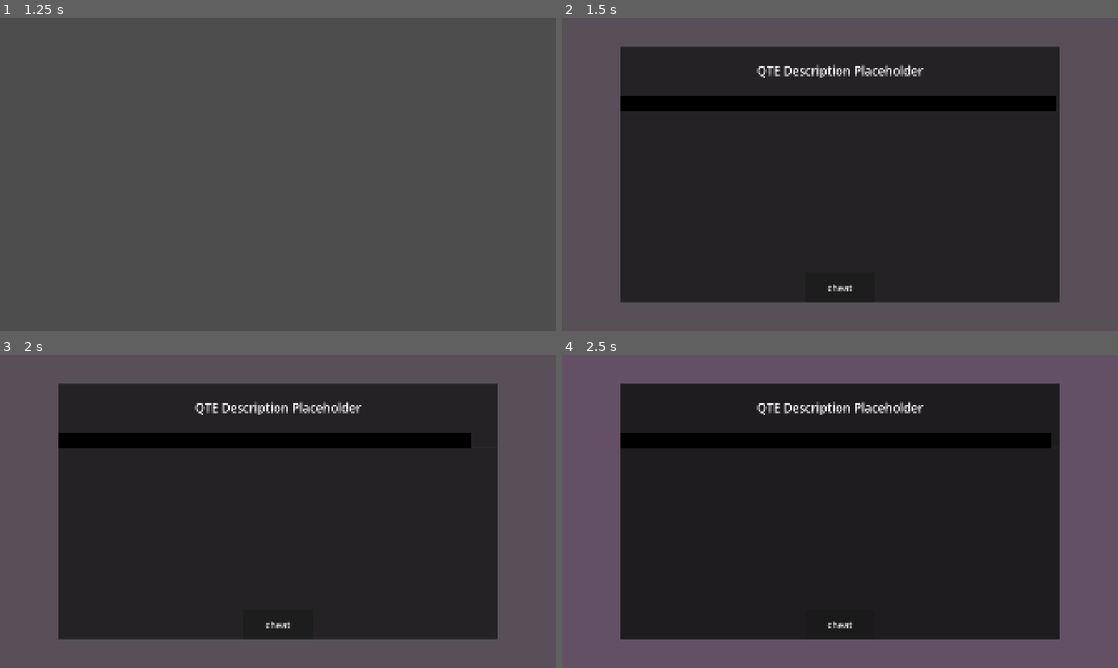
Above: before the commit, frames 1-4 (two rows, left to right).
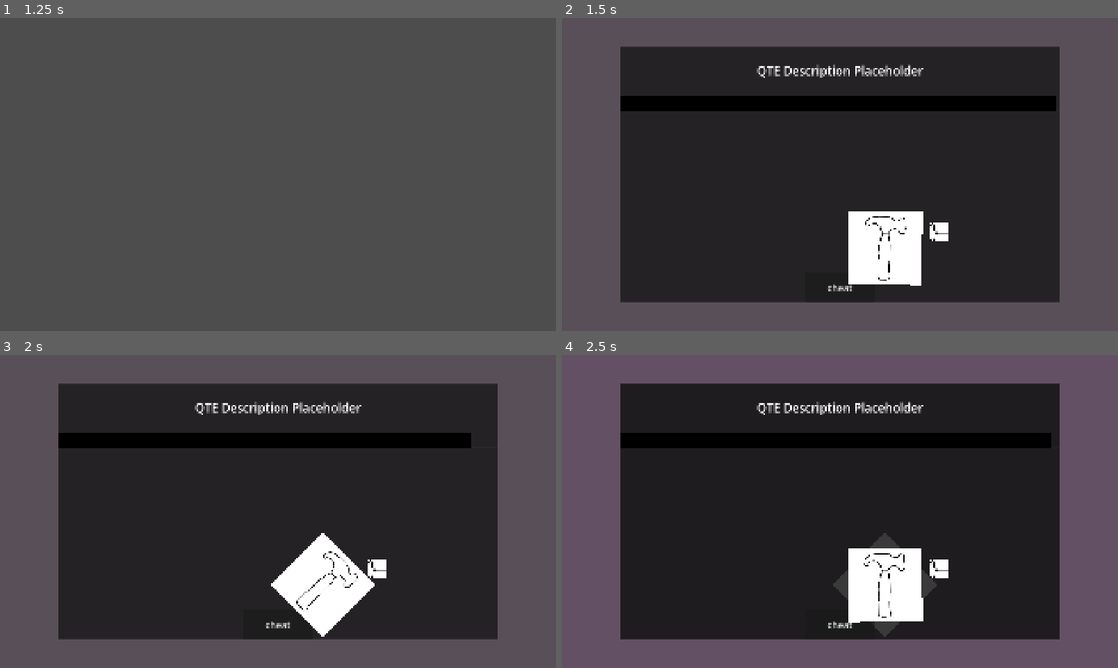
Above: after the commit, the same moments.

Repository: nickdowning16-ops/forgetful-handyman
Game: Godot game, scene res://UI/Scenes/main_menu.tscn
Same seed, same stepped clock (60 frames per second), same inputs: the game is played once before the commit and once after it.
Inputs (mouse positions are in pixels of both pictures, inside the frame that each line leads up to):
- Up to frame 1 (1.25 s): click "Play" at 0.5 s
- Up to frame 2 (1.5 s): tap Enter (ui_accept) at 1.25 s; move the mouse to (962, 158) at 1.27 s; hold Right (ui_right) from 1.28 s (still down); tap Space (open_QTE) at 1.35 s
- Up to frame 3 (2 s): keep holding Right (ui_right); tap Enter (ui_accept) at 1.52, 1.55, 1.82 s
- Up to frame 4 (2.5 s): move the mouse to (728, 527) at 2.02 s; release Right (ui_right) at 2.03 s; hold Down (ui_down) from 2.03 s (still down); tap Enter (ui_accept) at 2.1, 2.27 s; tap Space (open_QTE) at 2.3 s

Frame 1 is identical in both runs. In frame 2, 3.3% of the frame differs, in the area x 51-70%, y 61-86%; in frame 3, 3.3%; in frame 4, 3.9%, in the area x 48-70%, y 56-90%.

Commit message:
buggy but theoretical pattern for different events

Diff:
--- /dev/null
+++ b/Scenes/QTEs/QTE_hammer_nail.tscn
@@ -0,0 +1,35 @@
+[gd_scene format=3 uid="uid://dmwnder48rf1n"]
+
+[ext_resource type="Script" uid="uid://d1grofkn7g6k3" path="res://Scripts/QTE/QTE_hammer_nail.gd" id="1_eg3fw"]
+[ext_resource type="Texture2D" uid="uid://bqw7e5q8ruhv2" path="res://Art/Temp/temp_hammer.png" id="2_ell1r"]
+[ext_resource type="Texture2D" uid="uid://wo3yly2reko5" path="res://Art/Temp/temp_nail.png" id="3_s5qad"]
+
+[node name="QteHammerNail" type="Control" unique_id=1883862197]
+layout_mode = 3
+anchors_preset = 15
+anchor_right = 1.0
+anchor_bottom = 1.0
+grow_horizontal = 2
+grow_vertical = 2
+script = ExtResource("1_eg3fw")
+
+[node name="Hammer" type="Control" parent="." unique_id=1095469928]
+anchors_preset = 0
+offset_left = 916.0
+offset_top = 470.0
+offset_right = 956.0
+offset_bottom = 510.0
+
+[node name="Sprite2D" type="Sprite2D" parent="Hammer" unique_id=1409099744]
+texture = ExtResource("2_ell1r")
+
+[node name="Nail" type="Control" parent="." unique_id=2111299561]
+anchors_preset = 0
+offset_left = 1100.0
+offset_top = 416.0
+offset_right = 1140.0
+offset_bottom = 456.0
+
+[node name="Sprite2D" type="Sprite2D" parent="Nail" unique_id=1225902355]
+rotation = -1.5707964
+texture = ExtResource("3_s5qad")
--- /dev/null
+++ b/Scripts/QTE/QTE_hammer_nail.gd
@@ -0,0 +1,76 @@
+extends Node
+
+@export var total_time: float = 6.0
+@export var hit_window_start: float = 3.0
+@export var hit_window_end: float = 4.0
+@export var idle_vibrate_strength: float = 2.0
+@export var idle_vibrate_speed: float = 0.05
+
+var time_elapsed: float = 0.0
+var has_swung: bool = false
+var base_rotation: float = 0.0
+var idle_tween: Tween
+
+func _ready():
+	start_idle_vibration()
+
+func _process(delta):
+	if has_swung:
+		return
+
+	time_elapsed += delta
+
+	if time_elapsed >= hit_window_start and time_elapsed <= hit_window_end:
+		$Hammer/Sprite2D.modulate = Color(0.5, 1.5, 0.5)
+	else:
+		$Hammer/Sprite2D.modulate = Color(1,1,1)
+
+	if time_elapsed >= total_time:
+		# ran out the whole timer without pressing at all
+		# fail_qte()
+		return
+
+	if Input.is_action_just_pressed("ui_accept"):
+		attempt_swing()
+
+func start_idle_vibration():
+	idle_tween = create_tween()
+	idle_tween.set_loops()
+	idle_tween.tween_property($Hammer, "rotation", base_rotation + deg_to_rad(idle_vibrate_strength), idle_vibrate_speed)
+	idle_tween.tween_property($Hammer, "rotation", base_rotation - deg_to_rad(idle_vibrate_strength), idle_vibrate_speed)
+
+func attempt_swing():
+	has_swung = true
+	idle_tween.kill()  # stop vibration immediately
+
+	var in_window = time_elapsed >= hit_window_start and time_elapsed <= hit_window_end
+
+	# play anim for t/f ^
+	if in_window:
+		good_swing()
+	else:
+		bad_swing()
+
+func good_swing():
+	print("good")
+	$Hammer.rotation = base_rotation
+	var swing_tween = create_tween()
+	swing_tween.set_ease(Tween.EASE_OUT)
+	swing_tween.set_trans(Tween.TRANS_BACK)
+
+	# wind up slightly, then swing down toward the nail
+	swing_tween.tween_property($Hammer, "rotation", base_rotation - deg_to_rad(30), 0.1)
+	swing_tween.tween_property($Hammer, "rotation", base_rotation + deg_to_rad(60), 0.15)
+
+func bad_swing():
+	print("bad")
+	$Hammer.rotation = base_rotation
+	var tween = create_tween()
+	tween.set_ease(Tween.EASE_OUT)
+	tween.set_trans(Tween.TRANS_BACK)
+
+	# wind up the same way, but overshoot/glance off at a skewed angle,
+	# like it clipped the nail sideways instead of striking true
+	tween.tween_property($Hammer, "rotation", base_rotation - deg_to_rad(30), 0.1)
+	tween.tween_property($Hammer, "rotation", base_rotation + deg_to_rad(75), 0.12)  # overshoots further
+	tween.tween_property($Hammer, "rotation", base_rotation + deg_to_rad(45), 0.08)  # bounces back off, glancing
--- a/Scripts/QTE/QTE_resource1.tres
+++ /dev/null
@@ -1,7 +0,0 @@
-[gd_resource type="Resource" script_class="QTE_Data" format=3 uid="uid://qx364pfjmm2n"]
-
-[ext_resource type="Script" uid="uid://cso1m3b4j16b8" path="res://Scripts/QTE/QTE_data.gd" id="1_cqimy"]
-
-[resource]
-script = ExtResource("1_cqimy")
-metadata/_custom_type_script = "uid://cso1m3b4j16b8"
--- a/Scripts/UI/QTE_UI.gd
+++ b/Scripts/UI/QTE_UI.gd
@@ -3,6 +3,9 @@
 
 var starting_time
 var time_left
+
+func get_event_container():
+	return $BackgroundPanel/WindowPanel/WindowVBoxContainer/LowerWindow
 
 func _ready():
 	pass # Replace with function body.
--- a/Scripts/UI/QTE_manager.gd
+++ b/Scripts/UI/QTE_manager.gd
@@ -1,5 +1,6 @@
 extends Node
 var QTEUI = preload("res://UI/Scenes/QTE_UI.tscn")
+var temp_QTE = preload("res://Scenes/QTEs/QTE_hammer_nail.tscn")
 var QTE_inst
 
 func _ready():
@@ -14,5 +15,8 @@
 	get_tree().root.add_child(QTE_inst)
 	QTE_inst.init(10)
 
+	# TEMP
+	QTE_inst.get_event_container().add_child(temp_QTE.instantiate())
+
 func complete_QTE():
 	QTE_inst.queue_free()
Binary file added: Art/Temp/temp_hammer.png
Not shown, added: Art/Temp/temp_hammer.png.import
Binary file added: Art/Temp/temp_nail.png
Not shown, added: Art/Temp/temp_nail.png.import
Not shown, added: Scripts/QTE/QTE_hammer_nail.gd.uid
